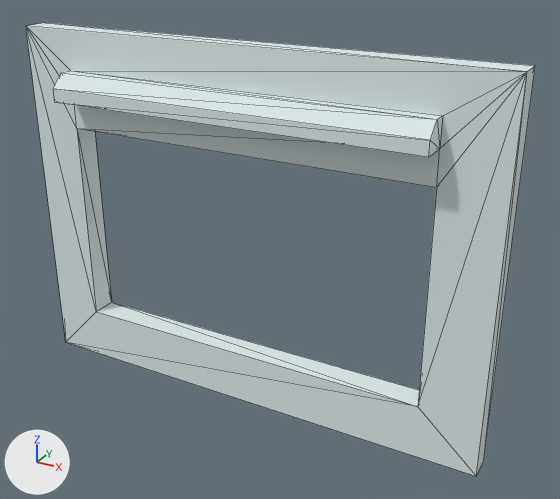
One commit to the glTF model Hazard_Oven.glb: the scene before it, then after it.
The view is the same before and after, from a 50 mm lens placed at (0.492, -0.422, 0.445), pointed at (0.242, 0.032, 0.218). Every picture has the same lights, and +X, +Y and +Z are marked at lower left. The first picture is the older version. Mesh edges are drawn as thin lines. Vertices at exactly the same position are counted once.

In view in the first picture: 'Hazard_Oven'.
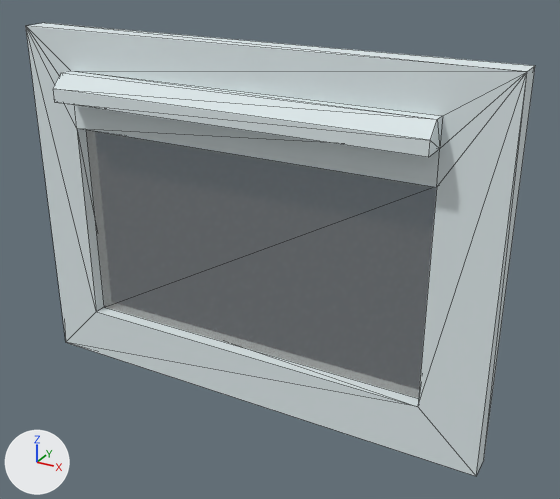
What differs and where, as boxes [x1, y1, x2, y2] in the pictures (560 x 499 px):
part 1 of me_hazard_oven, added
    after: [86, 130, 437, 398]

The edits, one by one:
Material 'glass' (mat_glass) is new.
Its base color is (0.16, 0.13, 0.11) (brown #6f655d).
Its roughness is 0.15.
Its alpha is 0.5.
me_hazard_oven is used by ob_hazard_oven; location (0.0, 0.0, 0.0).
Verts and faces of me_hazard_oven; kept vertices keep their numbers, new ones are numbered from 26.
me_hazard_oven had 26 vertices, 52 faces and spanned x 0.027..0.403, y 0.0..0.04, z 0.085..0.363.
me_hazard_oven now has 30 vertices, 54 faces and spans x 0.027..0.403, y 0.0..0.04, z 0.085..0.363.
Part 1, on me_hazard_oven:
New vertex 26 is at (0.068, 0.03, 0.127), pixel (104, 307).
New vertex 27 is at (0.358, 0.03, 0.127).
New vertex 28 is at (0.358, 0.03, 0.288).
New vertex 29 is at (0.068, 0.03, 0.288).
New faces: (26, 27, 28), (26, 28, 29) (mat_glass (brown #6f655d)).
me_hazard_oven gains material mat_glass (brown #6f655d).
